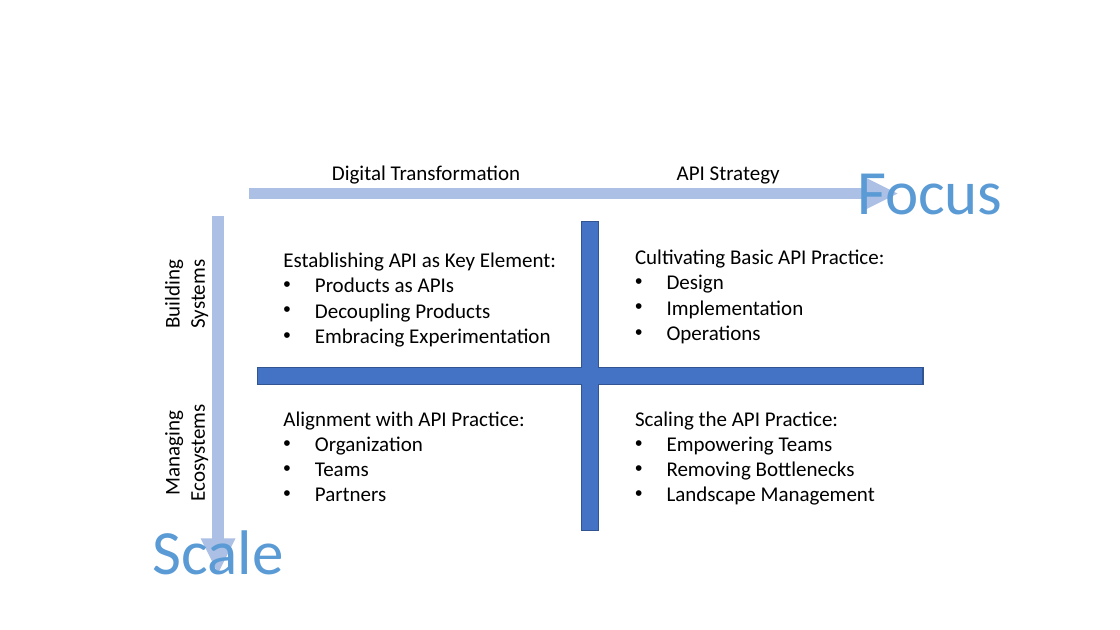
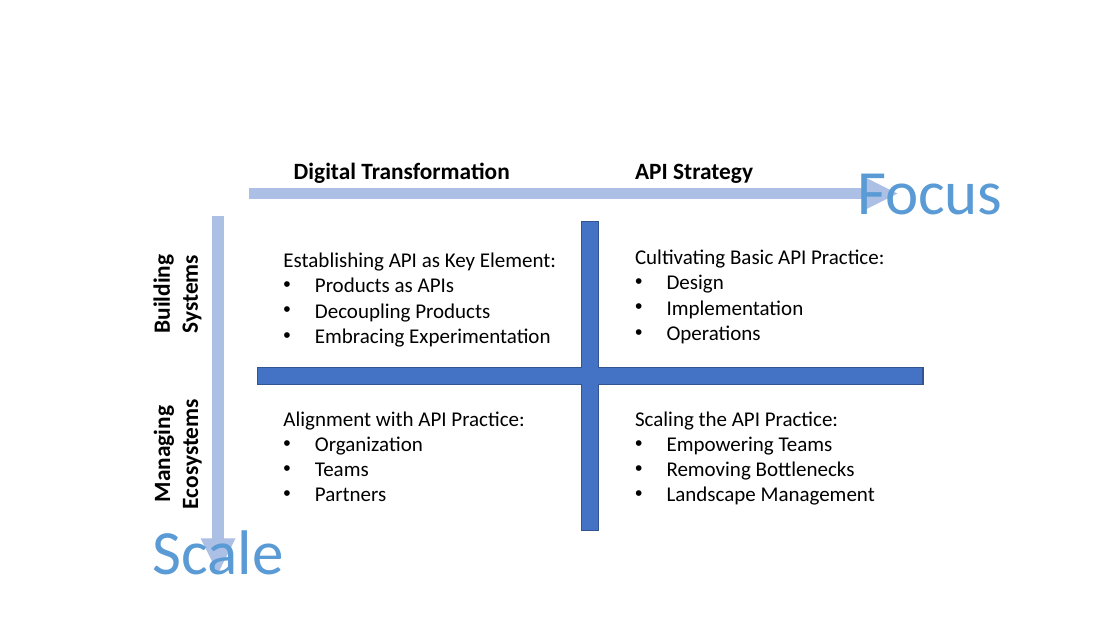
Before and after one commit to dret/lectures, a slide deck: slide 1 of oreilly-sa-2018/img/focus-scale-perspectives.pptx. Drawn at 1120x630 pixels with LibreOffice and Linux fonts; fonts in the diff are those of the drawing. Boxes give left, top, right and bottom in pixels: in the first picture for what was removed or moved away, otherwise in the second. Text is boxed around its words. In the diff, an @@ line names an element or a change of style, - is before the commit and + after.

```diff
--- a/oreilly-sa-2018/img/focus-scale-perspectives.pptx
+++ b/oreilly-sa-2018/img/focus-scale-perspectives.pptx
@@ text "Digital Transformation": place and size @@
-text "Digital Transformation" at [332, 165, 521, 184]
+text "Digital Transformation" at [294, 162, 509, 183]
@@ size 18 to 20 pt, bold on in 4 elements at [148, 262, 204, 332], [148, 410, 204, 506], [294, 162, 509, 183], [635, 163, 753, 183] @@
@@ text "API Strategy": place and size @@
-text "API Strategy" at [677, 166, 780, 184]
+text "API Strategy" at [635, 163, 753, 183]
@@ text "Building Systems": place and size @@
-text "Building Systems" at [160, 266, 211, 327]
+text "Building Systems" at [148, 262, 204, 332]
@@ text "Managing Ecosystems": place and size @@
-text "Managing Ecosystems" at [160, 413, 211, 498]
+text "Managing Ecosystems" at [148, 410, 204, 506]
```
Also in this commit, not shown: 3 other files.
